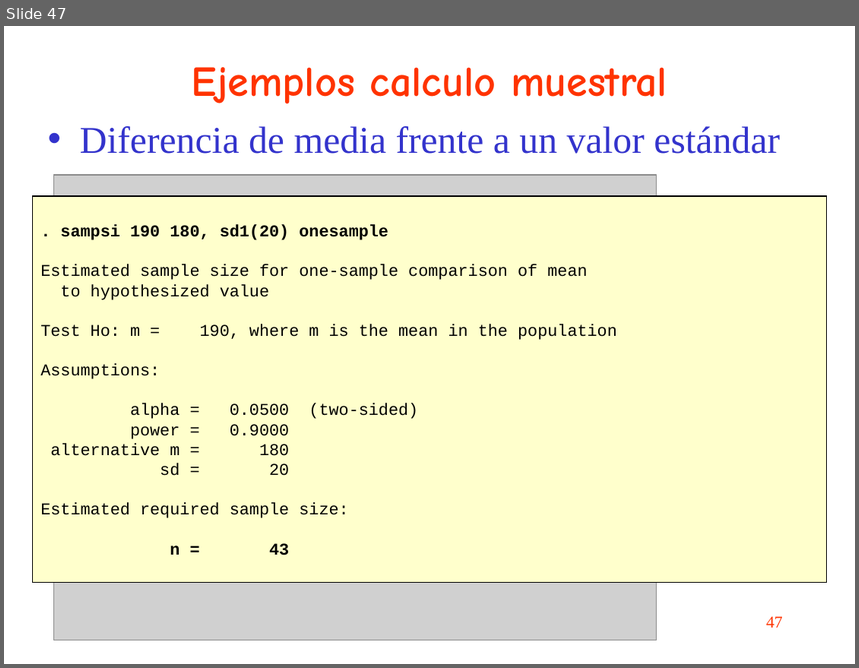
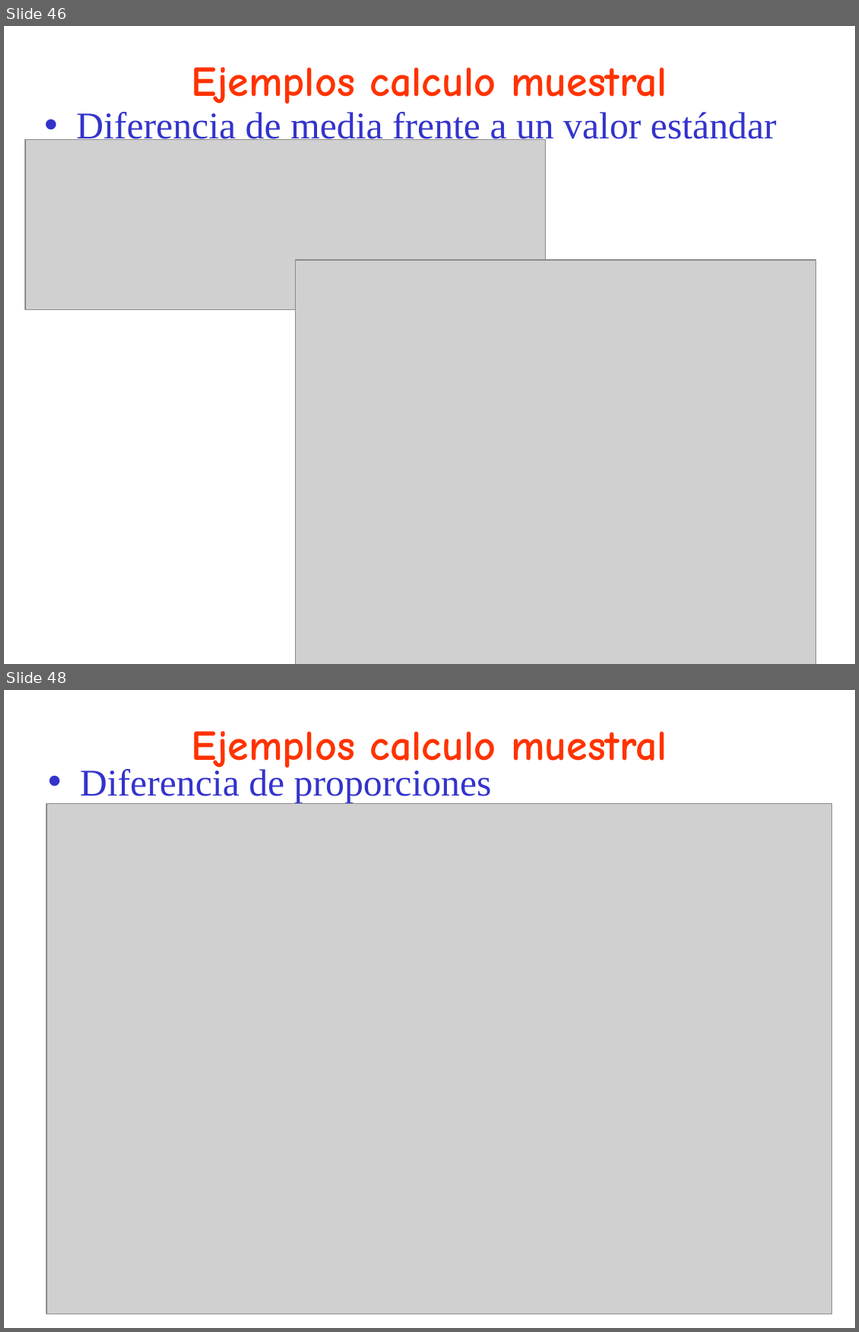
Before and after one commit to uebvhir/Course_Basic_data_analysis_with_Stata, a slide deck: slides/sessio_2_stata_basic.ppt. Shown one above the other, each under a label of ours: slide 47 before the commit, slides 46 and 48 after it; the slides between them are not shown. The pictures are 859x668 and 859x1332 pixels, drawn with LibreOffice and Linux fonts; fonts in the diff are those of the drawing; grey boxes stand for pictures. Boxes give left, top, right and bottom in pixels: in the first picture for what was removed or moved away, otherwise in the second. Text is boxed around its words. In the diff, an @@ line names an element or a change of style, - is before the commit and + after.

```diff
--- a/slides/sessio_2_stata_basic.ppt
+++ b/slides/sessio_2_stata_basic.ppt
@@ slide 48 added at bbox=[4, 690, 855, 1328], background #FFFFFF @@
@@ title added at bbox=[192, 731, 667, 774], 36 pt, text #FF3300, bold @@
+Ejemplos calculo muestral
@@ text added at bbox=[80, 766, 492, 803], 32 pt, text #3333CC @@
+• Diferencia de proporciones
@@ picture added at bbox=[47, 803, 832, 1314] @@
@@ what was slide 47 is now slide 46 @@
@@ slide 46 changed as well @@
@@ text "Diferencia de media frente a ..." rewrapped from bbox=[80, 126, 780, 154] to bbox=[76, 112, 777, 146] @@
@@ picture: place and size @@
-picture at bbox=[53, 175, 656, 641]
+picture at bbox=[25, 139, 545, 309]
@@ rectangle removed at bbox=[32, 196, 826, 582] @@
-. sampsi 190 180, sd1(20) onesample
-Estimated sample size for one-sample comparison of mean
-to hypothesized value
-Test Ho: m = 190, where m is the mean in the population
-Assumptions:
-alpha = 0.0500 (two-sided)
-power = 0.9000
-alternative m = 180
-sd = 20
-Estimated required sample size:
-n = 43
@@ picture added at bbox=[296, 260, 817, 664] @@
@@ page number removed at bbox=[766, 617, 783, 628] @@
-47
```
Also in this commit, not shown: 17 other slides changed, 10 other slides added, 10 slides removed, 1 other file.
